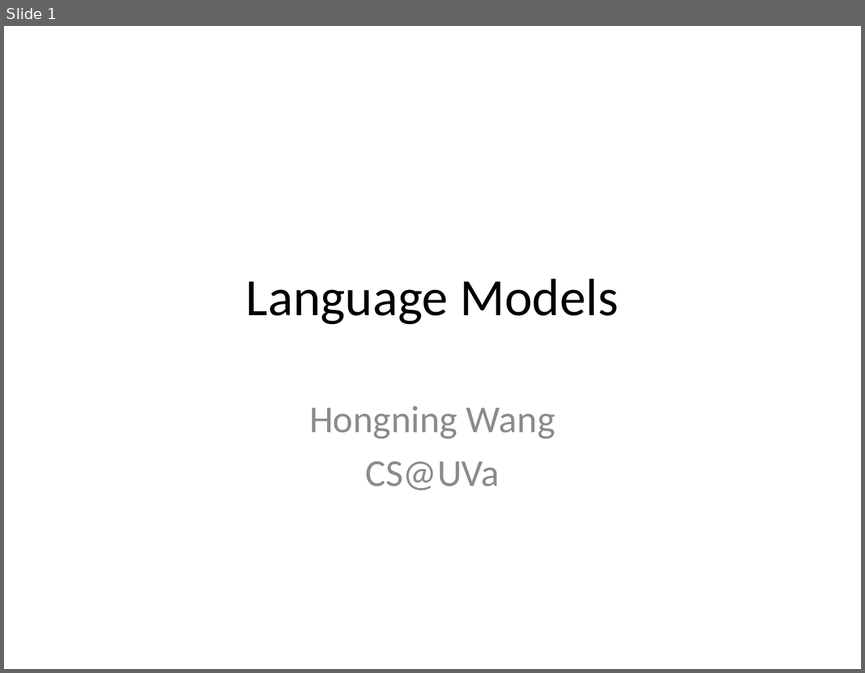
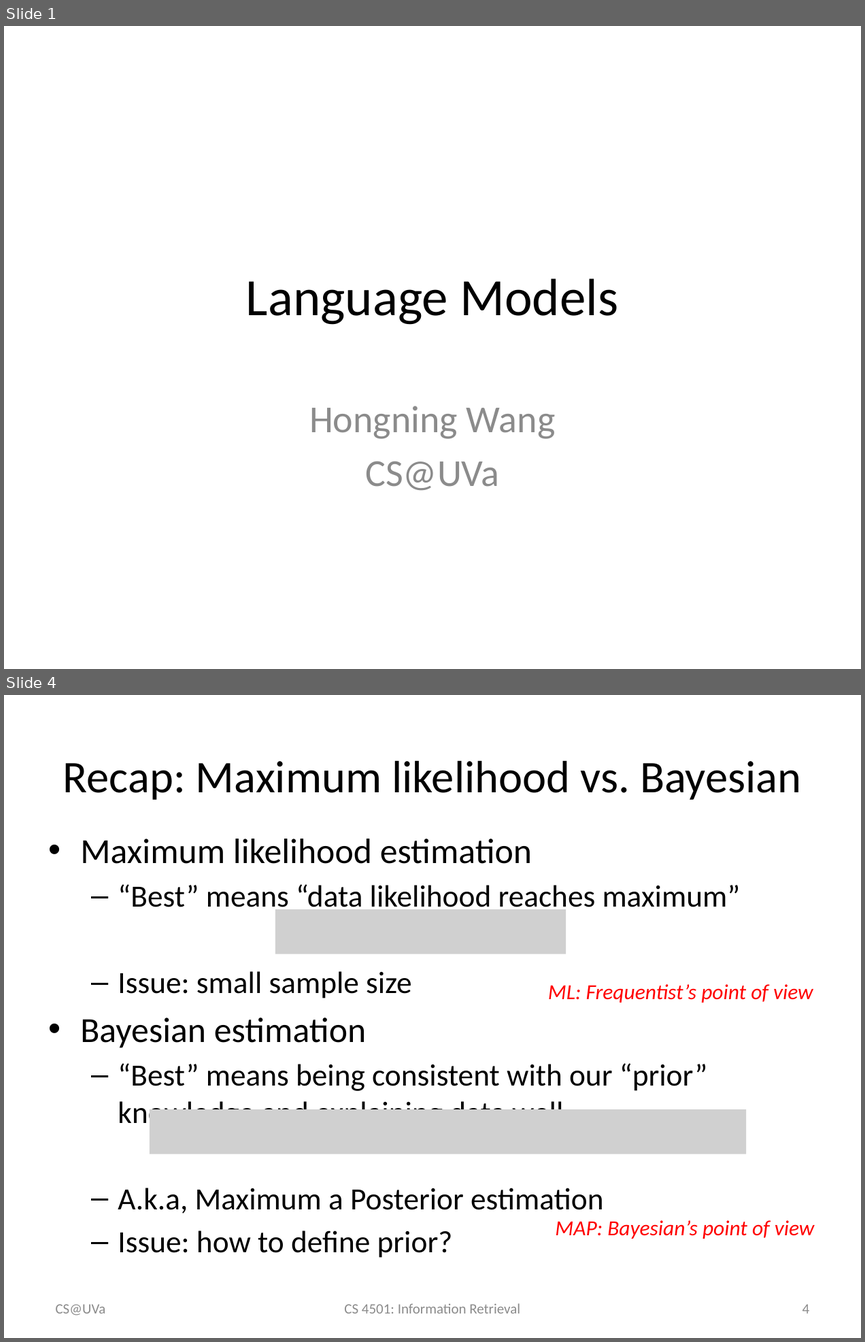
Before and after one commit to wang296/IR2015, a slide deck: docs/Language Models.pptx. Shown one above the other, each under a label of ours: slide 1 before the commit, slides 1 and 4 after it; the slides between them are not shown. The pictures are 865x673 and 865x1342 pixels, drawn with LibreOffice and Linux fonts; fonts in the diff are those of the drawing; grey boxes stand for pictures. Boxes give left, top, right and bottom in pixels: in the first picture for what was removed or moved away, otherwise in the second. Text is boxed around its words. In the diff, an @@ line names an element or a change of style, - is before the commit and + after.

```diff
--- a/docs/Language Models.pptx
+++ b/docs/Language Models.pptx
@@ slide 4 added at [4,695,861,1338], background #FFFFFF @@
@@ title added at [63,760,801,800], 38 pt, text #000000 @@
+Recap: Maximum likelihood vs. Bayesian
@@ text added at [80,838,740,1257], 25.9 pt, text #000000 @@
+• Maximum likelihood estimation
+  – “Best” means “data likelihood reaches maximum”
+  – Issue: small sample size
+• Bayesian estimation
+  – “Best” means being consistent with our “prior” knowledge and explaining data well
+  – A.k.a, Maximum a Posterior estimation
+  – Issue: how to define prior?
@@ picture added at [275,909,566,954] @@
@@ text added at [548,984,813,1002], 18 pt, text #FF0000, italic @@
+ML: Frequentist’s point of view
@@ picture added at [150,1109,746,1153] @@
@@ text added at [555,1220,815,1238], 18 pt, text #FF0000, italic @@
+MAP: Bayesian’s point of view
@@ text added at [56,1304,106,1315], 12 pt, text #8C8C8C @@
+CS@UVa
@@ text added at [344,1303,520,1313], 12 pt, text #8C8C8C @@
+CS 4501: Information Retrieval
@@ page number added at [802,1304,810,1313], 12 pt, text #8C8C8C @@
+4
```
Also in this commit, not shown: 44 slides changed, 8 other slides added, 1 slide removed, 1 other file.
